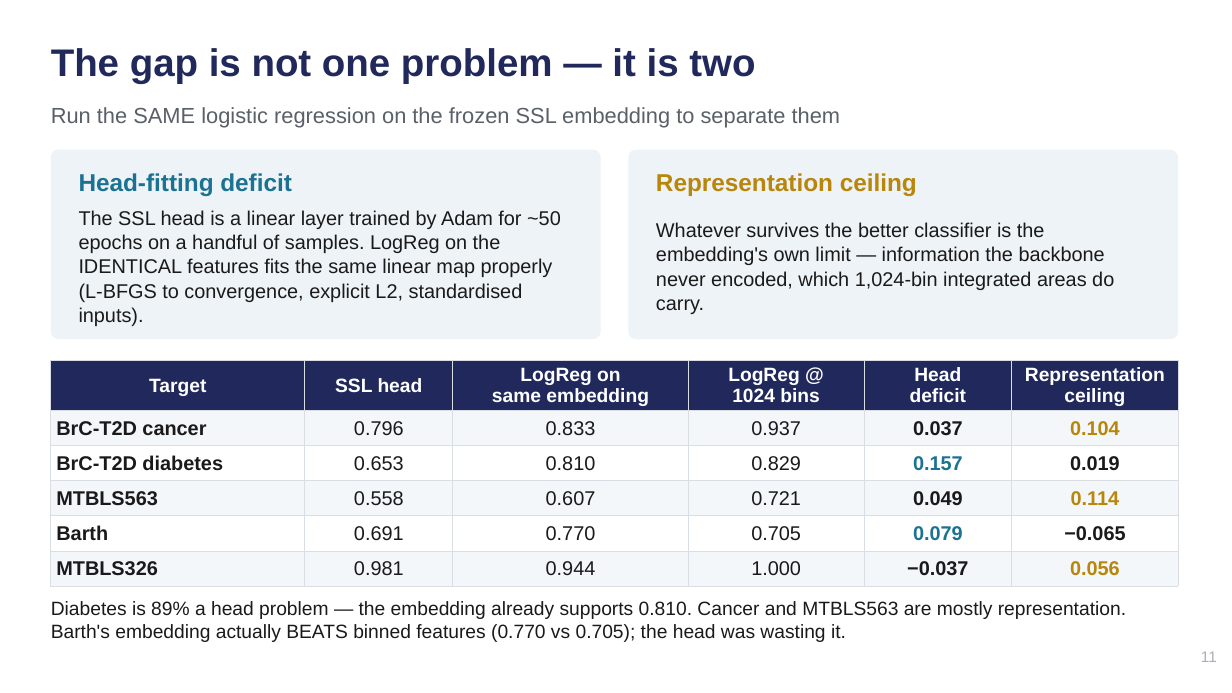
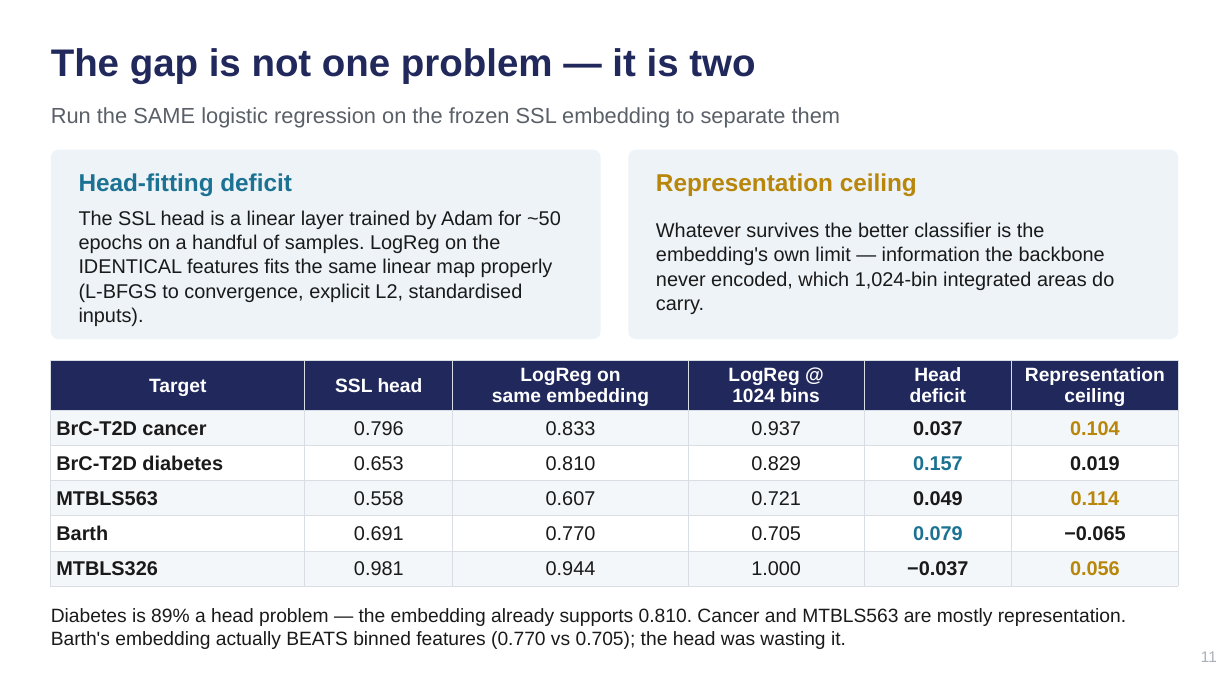
Before and after one commit to rama21094/NMR-Metabolomics-Foundational-Model, a slide deck: slide 11 of docs/Group_Meeting_2026-08-10.pptx. Drawn at 1232x693 pixels with LibreOffice and Linux fonts; fonts in the diff are those of the drawing. Boxes give left, top, right and bottom in pixels: in the first picture for what was removed or moved away, otherwise in the second. Text is boxed around its words. In the diff, an @@ line names an element or a change of style, - is before the commit and + after.

```diff
--- a/docs/Group_Meeting_2026-08-10.pptx
+++ b/docs/Group_Meeting_2026-08-10.pptx
@@ text "Diabetes is 89% a head ...": place and size @@
-text "Diabetes is 89% a head ..." at <box>51,601,1126,642</box>
+text "Diabetes is 89% a head ..." at <box>51,608,1126,649</box>
```
Also in this commit, not shown: 6 other slides changed, 5 other files.
